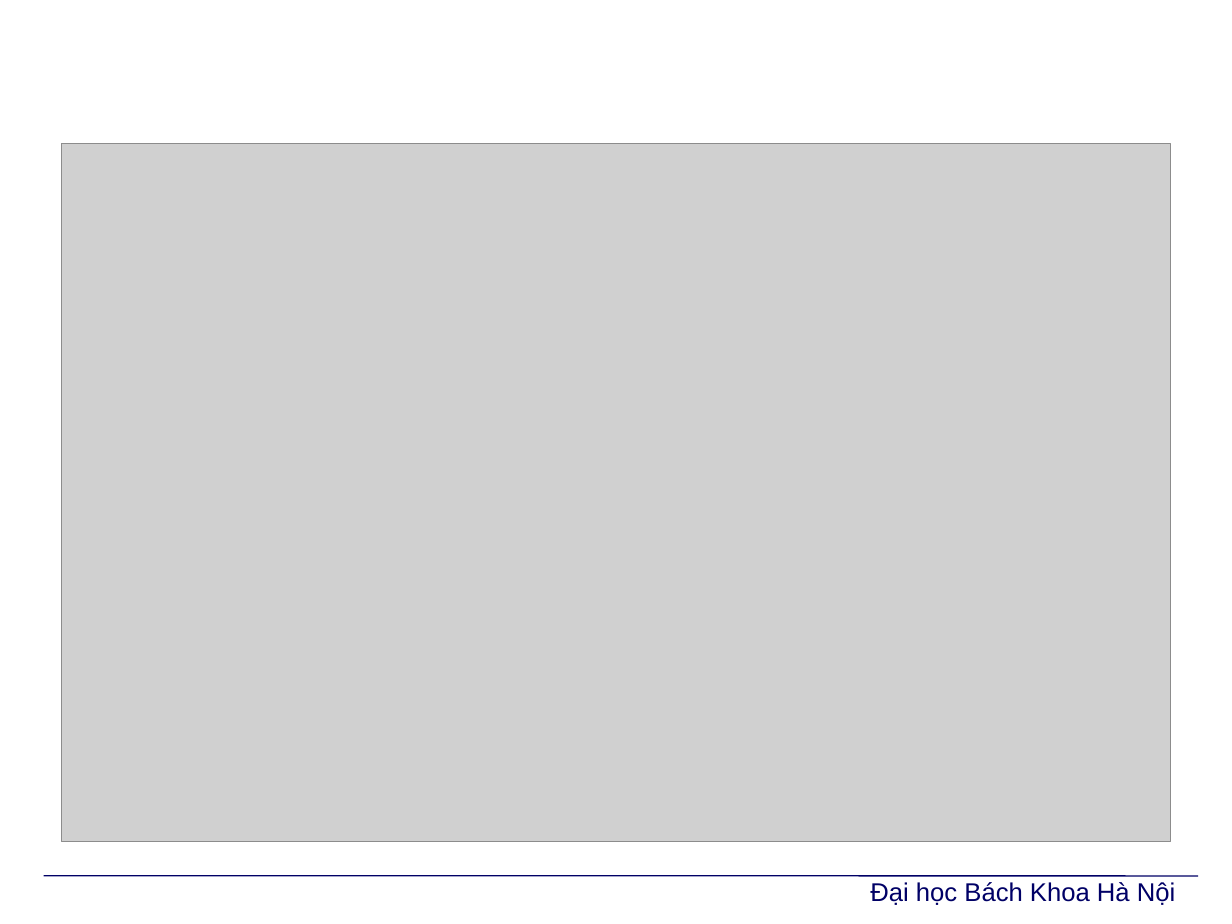
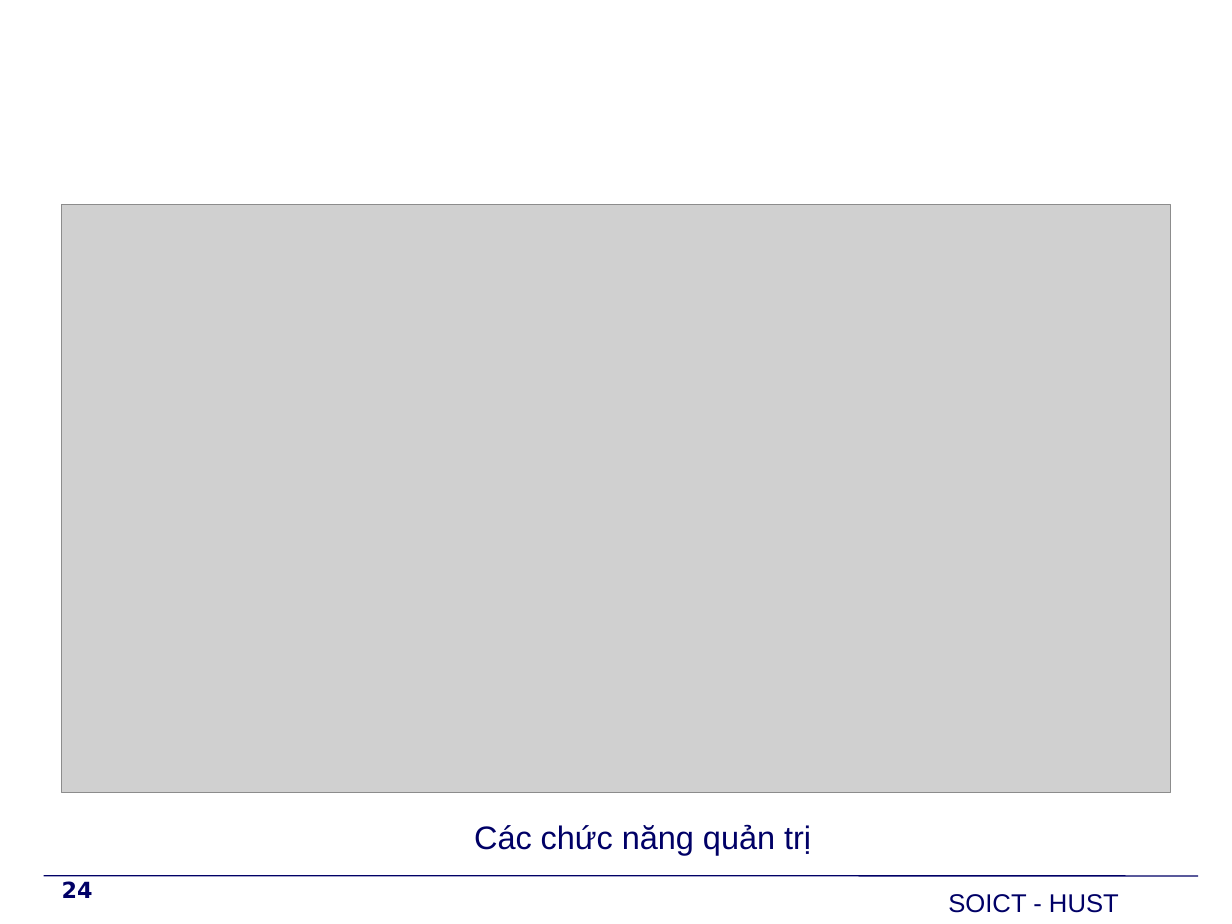
Before and after one commit to PhoenixNguyen/Graduate_Project, a slide deck: slide 24 of Report/BaoVe/TrinhDien/Slide.pptx (slide 30 before the commit). Drawn at 1232x924 pixels with LibreOffice and Linux fonts; fonts in the diff are those of the drawing; grey boxes stand for pictures; background and template pictures are left out. Boxes give left, top, right and bottom in pixels: in the first picture for what was removed or moved away, otherwise in the second. Text is boxed around its words. In the diff, an @@ line names an element or a change of style, - is before the commit and + after.

```diff
--- a/Report/BaoVe/TrinhDien/Slide.pptx
+++ b/Report/BaoVe/TrinhDien/Slide.pptx
@@ picture: place and size @@
-picture at (62, 144, 1170, 843)
+picture at (62, 205, 1170, 792)
@@ text added at (474, 824, 811, 855), 19 pt, text #000066 @@
+Các chức năng quản trị
@@ page number added at (62, 881, 93, 898), 13 pt, text #000066, bold @@
+24
@@ text removed at (870, 882, 1175, 905) @@
-Đại học Bách Khoa Hà Nội
@@ text added at (948, 894, 1119, 913), 15 pt, text #000066 @@
+SOICT - HUST
```
Also in this commit, not shown: 25 other slides changed, 4 slides added, 11 slides removed, 4 other files.
